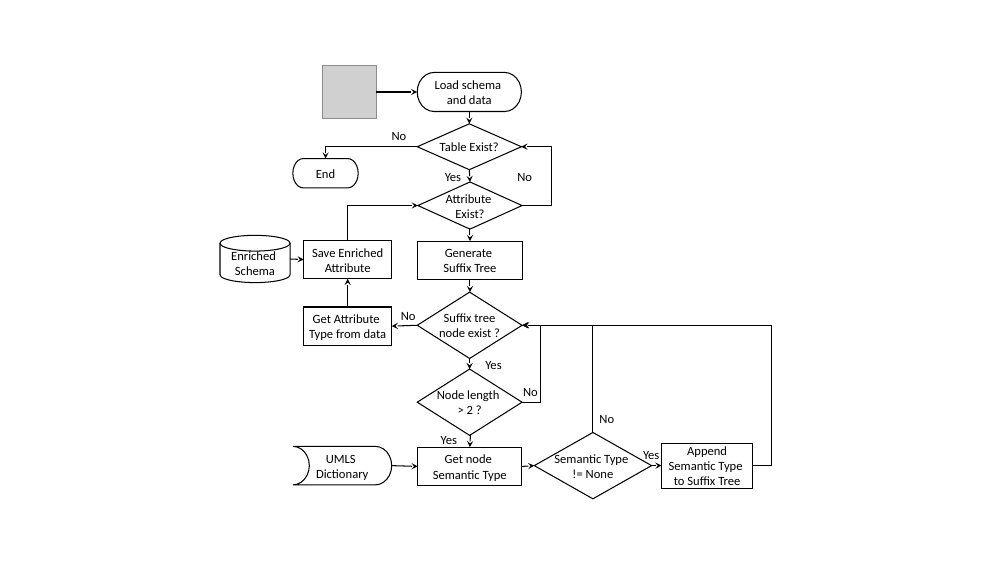
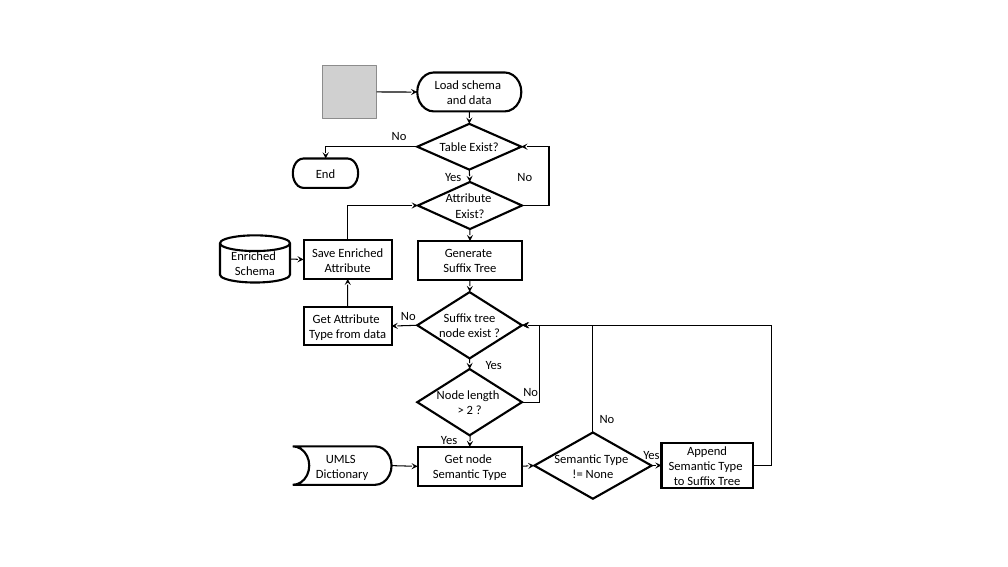
Before and after one commit to desertzebra/EMR-Interoperability, a slide deck: slide 8 of Presentations/EMR Interroperability V0.1.pptx. Drawn at 1008x567 pixels with LibreOffice and Linux fonts; fonts in the diff are those of the drawing; grey boxes stand for pictures. Boxes give left, top, right and bottom in pixels: in the first picture for what was removed or moved away, otherwise in the second. Text is boxed around its words. In the diff, an @@ line names an element or a change of style, - is before the commit and + after.

```diff
--- a/Presentations/EMR Interroperability V0.1.pptx
+++ b/Presentations/EMR Interroperability V0.1.pptx
@@ arrow removed from (377, 92) to (417, 92) @@
@@ freeform shape added at (x1=377, y1=92, x2=417, y2=92), outline #000000 0.99 pt @@
@@ elbow arrow (417, 147) - (326, 159): stroke #000000 1 pt to #000000 0.99 pt @@
@@ elbow arrow (522, 206) - (522, 147): stroke #000000 1 pt to #000000 0.99 pt; route changed @@
@@ outline #000000 1 pt to #000000 2 pt in 11 elements at (x1=417, y1=73, x2=522, y2=112), (x1=417, y1=124, x2=522, y2=170), (x1=418, y1=182, x2=523, y2=229), (x1=304, y1=307, x2=392, y2=346), (x1=417, y1=369, x2=523, y2=436), (x1=293, y1=446, x2=392, y2=485), (x1=535, y1=433, x2=652, y2=499), (x1=662, y1=443, x2=753, y2=488), (x1=304, y1=240, x2=392, y2=279), (x1=293, y1=159, x2=358, y2=188), (x1=220, y1=235, x2=290, y2=282) @@
@@ arrow removed from (290, 259) to (304, 259) @@
@@ freeform shape added at (x1=290, y1=259, x2=304, y2=260), outline #000000 0.99 pt @@
@@ elbow arrow (753, 466) - (522, 325): stroke #000000 1 pt to #000000 0.99 pt @@
@@ elbow arrow (593, 433) - (523, 325): stroke #000000 1 pt to #000000 0.99 pt @@
@@ elbow arrow (523, 402) - (523, 325): stroke #000000 1 pt to #000000 0.99 pt; route changed @@
```
Also in this commit, not shown: 10 other slides changed, 1 slide added.
